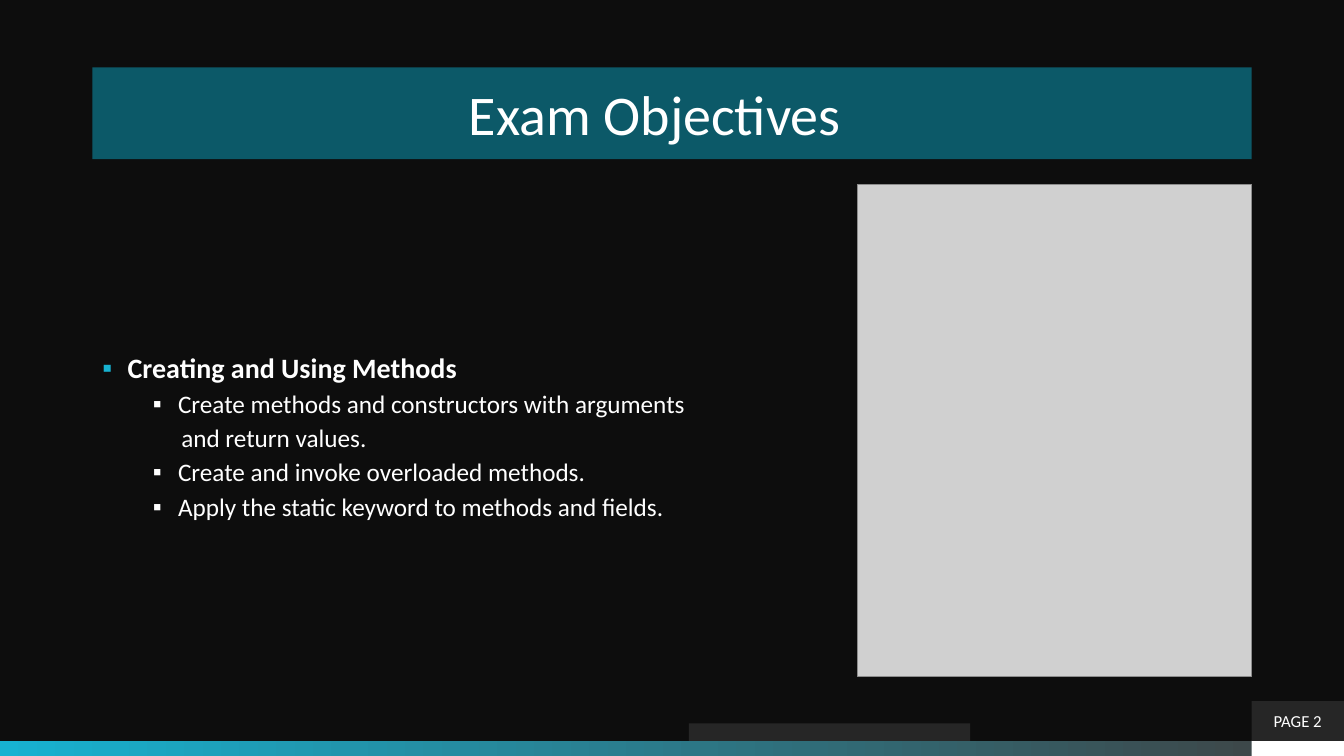
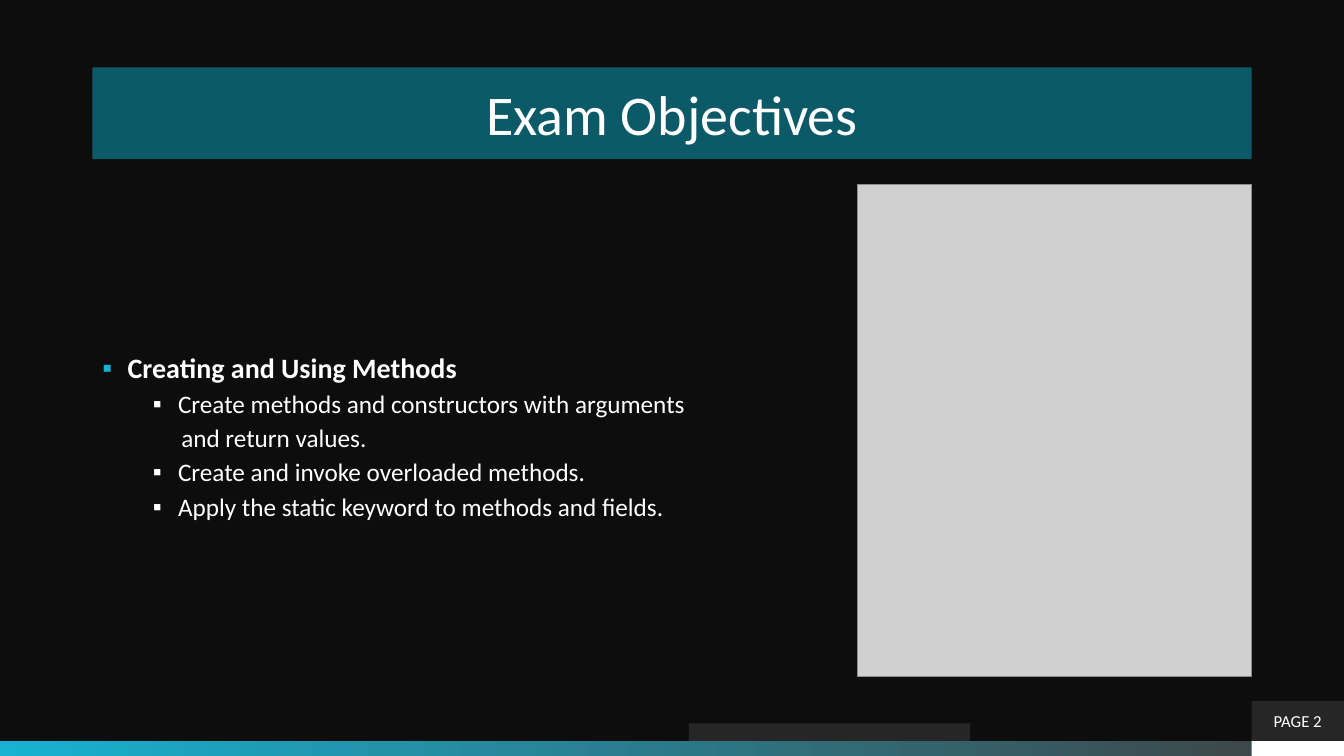
Before and after one commit to theLeonidas/Courses, a slide deck: slide 2 of courseMaterial/Objective-7-Using Methods/Methods.pptx. Drawn at 1344x756 pixels with LibreOffice and Linux fonts; fonts in the diff are those of the drawing; grey boxes stand for pictures; background and template pictures are left out. Boxes give left, top, right and bottom in pixels: in the first picture for what was removed or moved away, otherwise in the second. Text is boxed around its words. In the diff, an @@ line names an element or a change of style, - is before the commit and + after.

```diff
--- a/courseMaterial/Objective-7-Using Methods/Methods.pptx
+++ b/courseMaterial/Objective-7-Using Methods/Methods.pptx
@@ title "Exam Objectives" at (x1=93, y1=68, x2=1252, y2=159): alignment left to centre @@
```
Also in this commit, not shown: 8 other slides changed, 1 slide removed, 37 other files.
